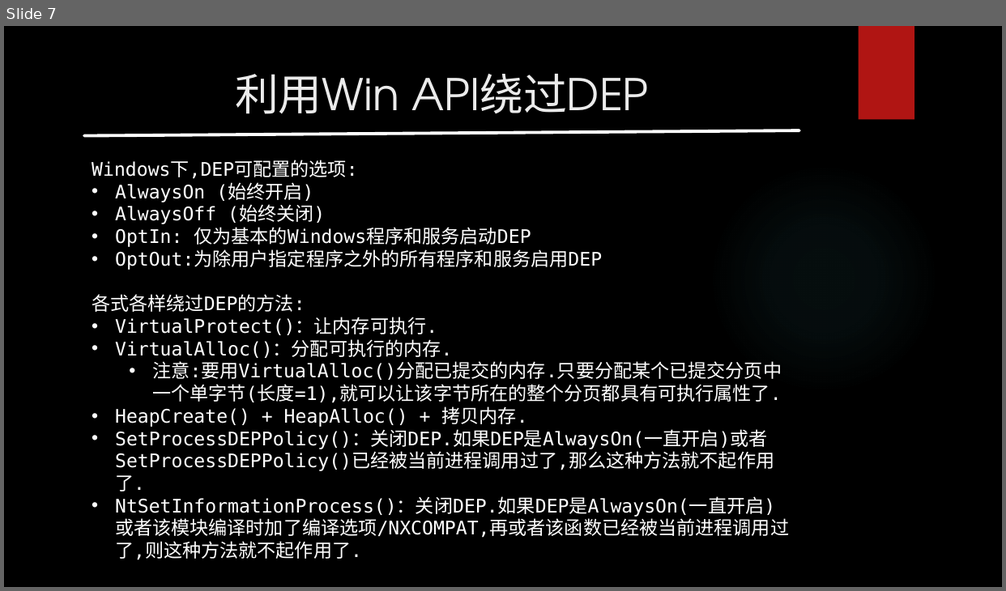
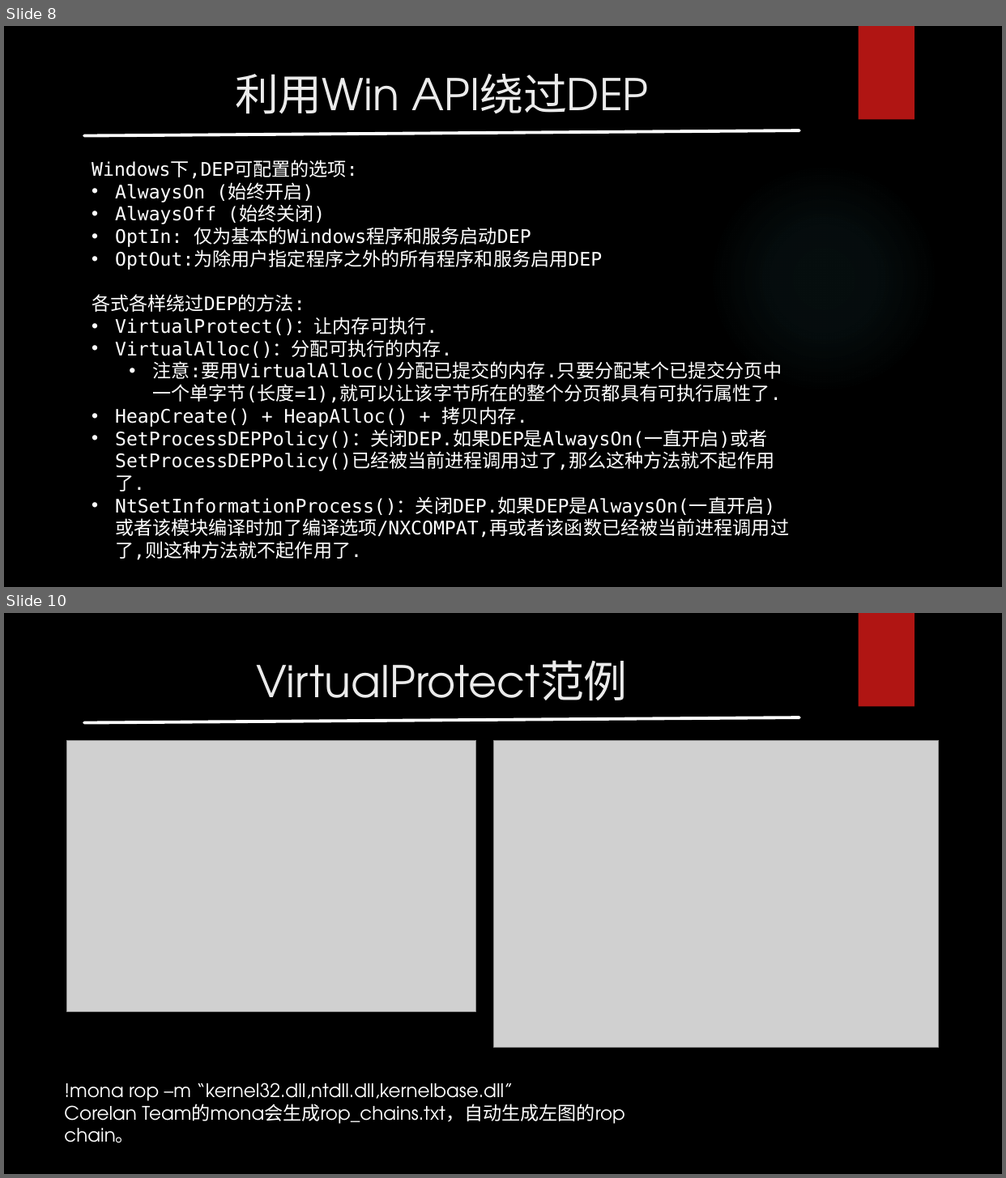
Before and after one commit to r00tk1ts/binary-security-tutorial, a slide deck: Windows环境下的ROP.pptx. Shown one above the other, each under a label of ours: slide 7 before the commit, slides 8 and 10 after it; the slides between them are not shown. The pictures are 1006x591 and 1006x1178 pixels, drawn with LibreOffice and Linux fonts; fonts in the diff are those of the drawing; grey boxes stand for pictures; background and template pictures are left out. Boxes give left, top, right and bottom in pixels: in the first picture for what was removed or moved away, otherwise in the second. Text is boxed around its words. In the diff, an @@ line names an element or a change of style, - is before the commit and + after.

Commit message:
update 'windows环境下的ROP'

```diff
--- a/Windows环境下的ROP.pptx
+++ b/Windows环境下的ROP.pptx
@@ slide 10 added at bbox=[4, 613, 1002, 1174], background picture (left out); not listed: 2 template elements that a slide beside it also shows @@
@@ title added at bbox=[256, 660, 628, 717], 42 pt, text #EBEBEB @@
+VirtualProtect范例
@@ line added from (84, 723) to (799, 717), #FFFFFF 3 pt @@
@@ picture added at bbox=[66, 740, 475, 1012] @@
@@ picture added at bbox=[493, 740, 939, 1048] @@
@@ text added at bbox=[64, 1083, 625, 1129], 18 pt, text #FFFFFF @@
+!mona rop –m “kernel32.dll,ntdll.dll,kernelbase.dll”
+Corelan Team的mona会生成rop_chains.txt，自动生成左图的rop chain。
@@ what was slide 7 is now slide 8 @@
```
Also in this commit, not shown: 4 slides changed, 4 other slides added, 1 slide removed, 30 other files.
